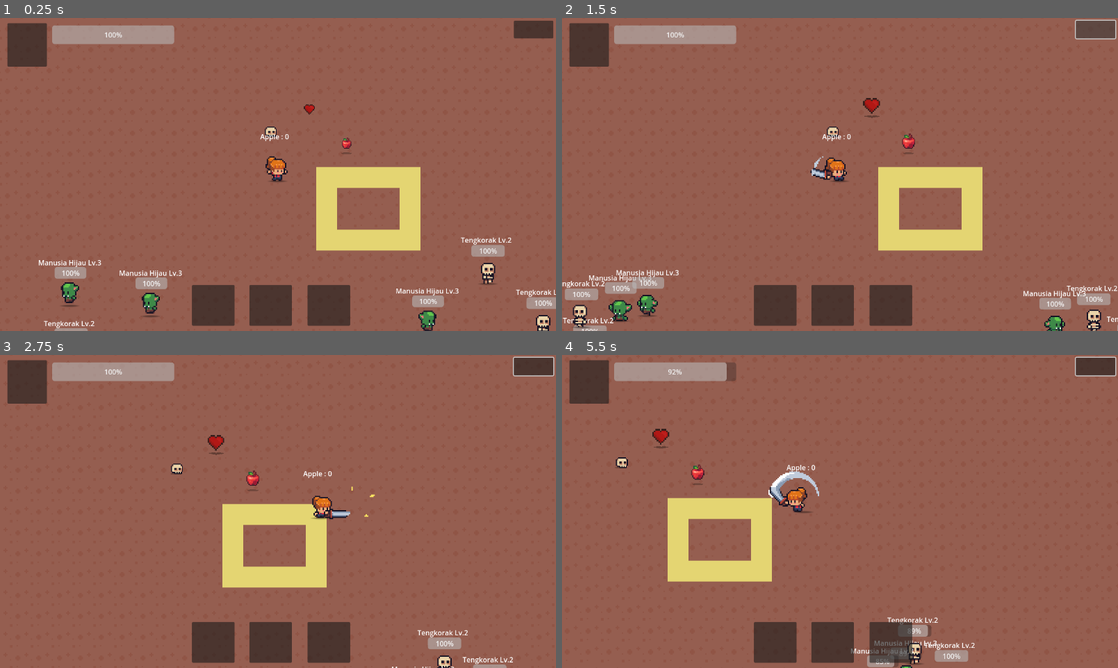
Above: before the commit, frames 1-4 (two rows, left to right).
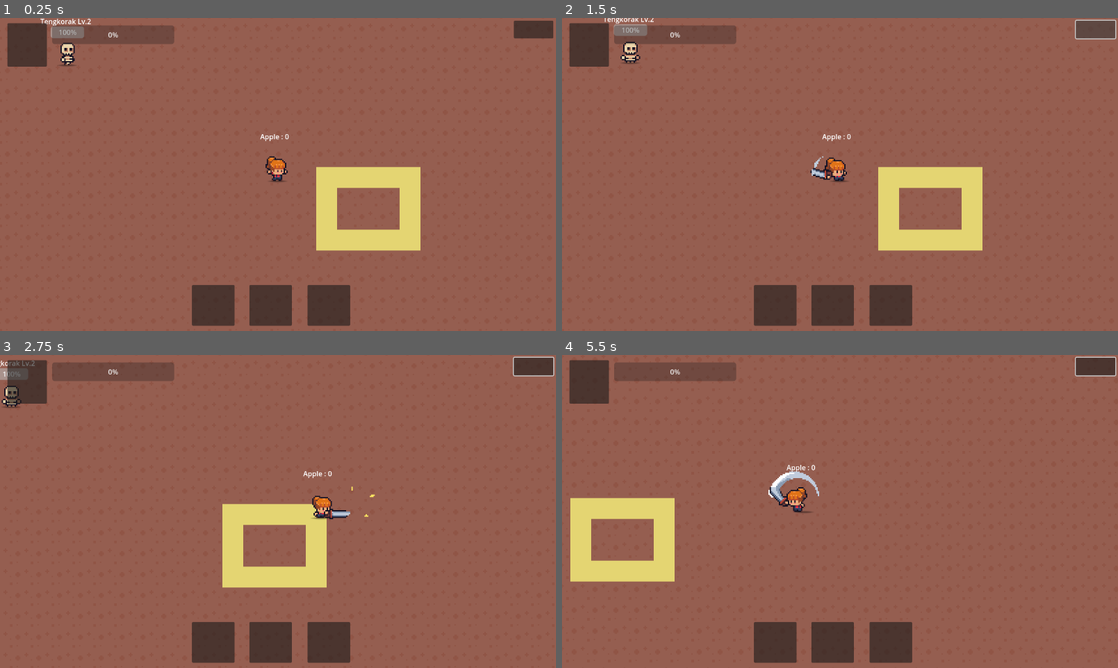
Above: after the commit, the same moments.

Repository: VeuronDev/techcode-team
Game: Godot game, scene res://scenes/levels/main_game.tscn
The game is run twice, just before and just after one commit, with the same random seed, the same clock (stepped at 60 frames per second) and the same inputs.
Inputs (mouse positions are in pixels of both pictures, inside the frame that each line leads up to):
- Up to frame 1 (0.25 s): no input
- Up to frame 2 (1.5 s): click (1095, 30) at 0.52 s; click (1095, 30) at 1.27 s
- Up to frame 3 (2.75 s): move the mouse to (400, 495) at 2.02 s; hold D (move_right) from 2.03 s (still down); tap Space (attack) at 2.1 s
- Up to frame 4 (5.5 s): move the mouse to (728, 527) at 2.77 s; release D (move_right) at 2.78 s; hold S (move_down) 2.78-3.53 s; tap Space (attack) at 2.85, 3.8, 4.35, 5.1 s; move the mouse to (895, 442) at 3.52 s; hold D (move_right) 3.53-4.28 s; right-click (895, 442) at 3.6 s; move the mouse to (812, 574) at 4.27 s; hold W (move_up) 4.28-5.03 s; move the mouse to (1006, 558) at 5.02 s; hold A (move_left) from 5.03 s (still down)

The runs differ from the first frame. In frame 1, 4.1% of the frame differs, in the area x 6-100%, y 0-100%; in frame 2, 4.4%; in frame 3, 2.4%; in frame 4, 9.0%, in the area x 1-75%, y 2-100%.

Commit message:
add waves (beta)

Diff:
--- a/scenes/levels/hud_fight.tscn
+++ b/scenes/levels/hud_fight.tscn
@@ -1,9 +1,6 @@
-[gd_scene load_steps=2 format=3 uid="uid://deec6mcbmvuyv"]
-
-[ext_resource type="Script" uid="uid://pfrs13k4k3yi" path="res://scripts/hud_fight.gd" id="1_obyjr"]
+[gd_scene format=3 uid="uid://deec6mcbmvuyv"]
 
 [node name="HUD_Fight" type="CanvasLayer"]
-script = ExtResource("1_obyjr")
 
 [node name="log_player" type="Label" parent="."]
 offset_left = 10.0
@@ -69,8 +66,22 @@
 offset_right = 108.0
 offset_bottom = 112.0
 
-[node name="profile2" type="Button" parent="."]
+[node name="menu" type="Button" parent="."]
 offset_left = 1183.0
 offset_top = 6.0
 offset_right = 1274.0
 offset_bottom = 47.0
+
+[node name="waves_info" type="Label" parent="."]
+offset_left = 515.0
+offset_top = 14.0
+offset_right = 639.0
+offset_bottom = 56.0
+theme_override_font_sizes/font_size = 30
+
+[node name="enemy_count" type="Label" parent="."]
+offset_left = 530.0
+offset_top = 573.0
+offset_right = 655.0
+offset_bottom = 604.0
+theme_override_font_sizes/font_size = 22
--- a/scenes/levels/main_game.tscn
+++ b/scenes/levels/main_game.tscn
@@ -1,12 +1,10 @@
-[gd_scene load_steps=10 format=4 uid="uid://kmvshx28vaic"]
+[gd_scene load_steps=7 format=4 uid="uid://kmvshx28vaic"]
 
 [ext_resource type="Texture2D" uid="uid://dj7uugrja4dqq" path="res://assests/tileset/spr_tileset_sunnysideworld_16px.png" id="1_valbi"]
 [ext_resource type="PackedScene" uid="uid://c5f38ojmtakna" path="res://scenes/characters/player.tscn" id="2_viahy"]
-[ext_resource type="PackedScene" uid="uid://daevoo0vws8q6" path="res://scenes/characters/spawn_enemy.tscn" id="3_viahy"]
-[ext_resource type="PackedScene" uid="uid://cieyfbo7ts8l8" path="res://scenes/item/potion.tscn" id="5_p85sk"]
-[ext_resource type="PackedScene" uid="uid://cvfb6efgoeka3" path="res://scenes/item/apple.tscn" id="6_8rh4k"]
-[ext_resource type="PackedScene" uid="uid://c0ggpegwhs2sc" path="res://scenes/item/skull.tscn" id="6_q4tu8"]
 [ext_resource type="PackedScene" uid="uid://deec6mcbmvuyv" path="res://scenes/levels/hud_fight.tscn" id="7_q4tu8"]
+
+[sub_resource type="GDScript" id="GDScript_viahy"]
 
 [sub_resource type="TileSetAtlasSource" id="TileSetAtlasSource_3bnjd"]
 texture = ExtResource("1_valbi")
@@ -1755,6 +1753,7 @@
 sources/0 = SubResource("TileSetAtlasSource_3bnjd")
 
 [node name="mainGame" type="Node2D"]
+script = SubResource("GDScript_viahy")
 
 [node name="mapGame" type="TileMapLayer" parent="."]
 scale = Vector2(3, 3)
@@ -1764,19 +1763,4 @@
 [node name="Player" parent="." instance=ExtResource("2_viahy")]
 position = Vector2(968, 704)
 
-[node name="spawn_enemy" parent="." instance=ExtResource("3_viahy")]
-position = Vector2(1631, 1164)
-
-[node name="spawn_enemy2" parent="." instance=ExtResource("3_viahy")]
-position = Vector2(378, 1080)
-
-[node name="Apple" parent="." instance=ExtResource("6_8rh4k")]
-position = Vector2(1126, 613)
-
-[node name="health" parent="." instance=ExtResource("5_p85sk")]
-position = Vector2(1041, 531)
-
-[node name="skull" parent="." instance=ExtResource("6_q4tu8")]
-position = Vector2(950, 585)
-
 [node name="HUD_Fight" parent="." instance=ExtResource("7_q4tu8")]
--- a/scripts/global.gd
+++ b/scripts/global.gd
@@ -1,5 +1,8 @@
 extends Node
 
+# ==========================
+# === PLAYER STATUS ========
+# ==========================
 var attack_active = false
 var hurt_active = true
 var healthPlayer = 100
@@ -8,12 +11,28 @@
 var apple_taken = false
 var health_taken = false
 var skull_taken = false
+
+# ==========================
+# === WAVE SYSTEM ==========
+# ==========================
 var current_waves = 1
 var waves_active = false
+var enemies_alive = 0
+signal wave_updated
+signal enemy_updated
+
+# ==========================
+# === KILL COMBO SYSTEM ====
+# ==========================
 var kill_count = 0
 var combo_timer: Timer
 var combo_duration = 5.0
 signal show_kill_message(text: String)
+
+# ==========================
+# === SPAWN SYSTEM =========
+# ==========================
+@onready var spawn_point_scene = preload("res://scenes/characters/spawn_enemy.tscn")
 
 func _ready():
 	combo_timer = Timer.new()
@@ -21,6 +40,46 @@
 	combo_timer.wait_time = combo_duration
 	add_child(combo_timer)
 	combo_timer.connect("timeout", Callable(self, "_on_combo_timeout"))
+
+# ==========================
+# === MAIN WAVE SYSTEM =====
+# ==========================
+func spawn_wave_enemies(player_pos: Vector2, waves: int):
+	for i in waves:
+		var spawn_point_enemy = spawn_point_scene.instantiate()
+		var offset_x = randf_range(100.0 , 200.0)
+		var offset_y = randf_range(100.0 , 200.0)
+		var random_offset = Vector2(offset_x, offset_y)
+		spawn_point_enemy.global_position = player_pos + random_offset
+		get_parent().add_child.call_deferred(spawn_point_enemy)
+		spawn_point_enemy.name = "spawn_enemy_" + str(i + 1)
+		print("spawn enemy on :", spawn_point_enemy.global_position)
+	start_wave(waves)
+
+func start_wave(enemy_count: int):
+	current_waves += 1
+	waves_active = true
+	enemies_alive = enemy_count
+	emit_signal("wave_updated")
+	emit_signal("enemy_updated")
+
+func enemy_died():
+	if not waves_active:
+		return
+	enemies_alive -= 1
+	add_kill()
+	emit_signal("enemy_updated")
+	if enemies_alive <= 0:
+		end_wave()
+
+func end_wave():
+	waves_active = false
+	emit_signal("wave_updated")
+	print("Wave %d selesai!" % current_waves)
+
+# ==========================
+# === KILL COMBO SYSTEM ====
+# ==========================
 func add_kill():
 	kill_count += 1
 	combo_timer.start()
@@ -33,5 +92,6 @@
 			emit_signal("show_kill_message", "👑 GODLIKE!")
 		_:
 			emit_signal("show_kill_message", "☠️ Kill x%d" % kill_count)
+
 func _on_combo_timeout():
 	kill_count = 0
--- a/scripts/goblin.gd
+++ b/scripts/goblin.gd
@@ -174,6 +174,7 @@
 	is_hit = false
 	velocity = Vector2.ZERO
 	GlobalVar.add_kill()
+	GlobalVar.enemy_died()
 	animated_sprite_2d.play("death")
 	await get_tree().create_timer(1).timeout
 	queue_free()
--- a/scripts/hud_fight.gd
+++ b/scripts/hud_fight.gd
@@ -1,9 +1,21 @@
 extends CanvasLayer
 
 @onready var HealthPlayer = $HealthPlayer
+@onready var enemy_left = $enemy_count
+@onready var waves_info = $waves_info
 
 func _ready() -> void:
 	HealthPlayer.value = GlobalVar.healthPlayer
+	waves_info.text = "Wave: %d" % GlobalVar.current_waves
+	enemy_left.text = "Enemies: %d" % GlobalVar.enemies_alive
+	GlobalVar.connect("wave_updated", Callable(self, "_on_wave_updated"))
+	GlobalVar.connect("enemy_updated", Callable(self, "_on_enemy_updated"))
 
 func _process(delta: float) -> void:
 	HealthPlayer.value = GlobalVar.healthPlayer
+
+func _on_wave_updated():
+	waves_info.text = "Wave: %d" % GlobalVar.current_waves
+
+func _on_enemy_updated():
+	enemy_left.text = "Enemies: %d" % GlobalVar.enemies_alive
--- a/scripts/player.gd
+++ b/scripts/player.gd
@@ -18,6 +18,8 @@
 var can_roll = true
 
 func _ready():
+	input_handle()
+	GlobalVar.spawn_wave_enemies(direction, 3)
 	GlobalVar.connect("show_kill_message", Callable(self, "_on_kill_message"))
 
 func _on_kill_message(text):
--- a/scripts/skeleton.gd
+++ b/scripts/skeleton.gd
@@ -124,13 +124,13 @@
 	is_hit = true
 	$Audio_Manager/hurt.play()
 	velocity = Vector2.ZERO
-	health -= amount
 	health_bar.value = health
 	if health <= 0:
 		die()
 	else:
 		animated_sprite_2d.play("hit")
 		await get_tree().create_timer(0.6).timeout
+		health -= amount
 		is_hit = false
 
 func play_attack():
@@ -171,6 +171,7 @@
 	is_hit = false
 	velocity = Vector2.ZERO
 	GlobalVar.add_kill()
+	GlobalVar.enemy_died()
 	animated_sprite_2d.play("death")
 	await get_tree().create_timer(1).timeout
 	queue_free()
--- a/scripts/spawn_enemy.gd
+++ b/scripts/spawn_enemy.gd
@@ -4,20 +4,32 @@
 @onready var goblin_scene = preload("res://scenes/characters/Goblin.tscn")
 
 func _ready() -> void:
-	spawn_random_enemies(5)
+	randomize() # <--- Tambahkan ini untuk hasil acak yang berbeda setiap kali
+	spawn_random_enemies(5) # Coba lebih banyak musuh (misalnya 5)
 
 func spawn_random_enemies(count: int) -> void:
 	var spawn_points: Array = []
 	for child in get_children():
 		if child is Marker2D:
 			spawn_points.append(child)
+
 	if spawn_points.is_empty():
+		print("ERROR: No Marker2D spawn points found!") # Tambahkan debug log
 		return
+
 	count = min(count, spawn_points.size())
 	spawn_points.shuffle()
 	var selected_points = spawn_points.slice(0, count)
+
 	for point in selected_points:
+		# Pilih scene musuh secara acak
 		var enemy_scene = skeleton_scene if randf() < 0.5 else goblin_scene
 		var enemy = enemy_scene.instantiate()
+
+		# Set posisi global musuh ke posisi Marker2D
+		enemy.global_position = point.global_position
+
+		# Tambahkan musuh sebagai anak dari Node yang menjalankan skrip ini
 		add_child(enemy)
-		enemy.global_position = point.global_position
+
+		print("Spawned enemy at: ", point.global_position) # Tambahkan debug log
